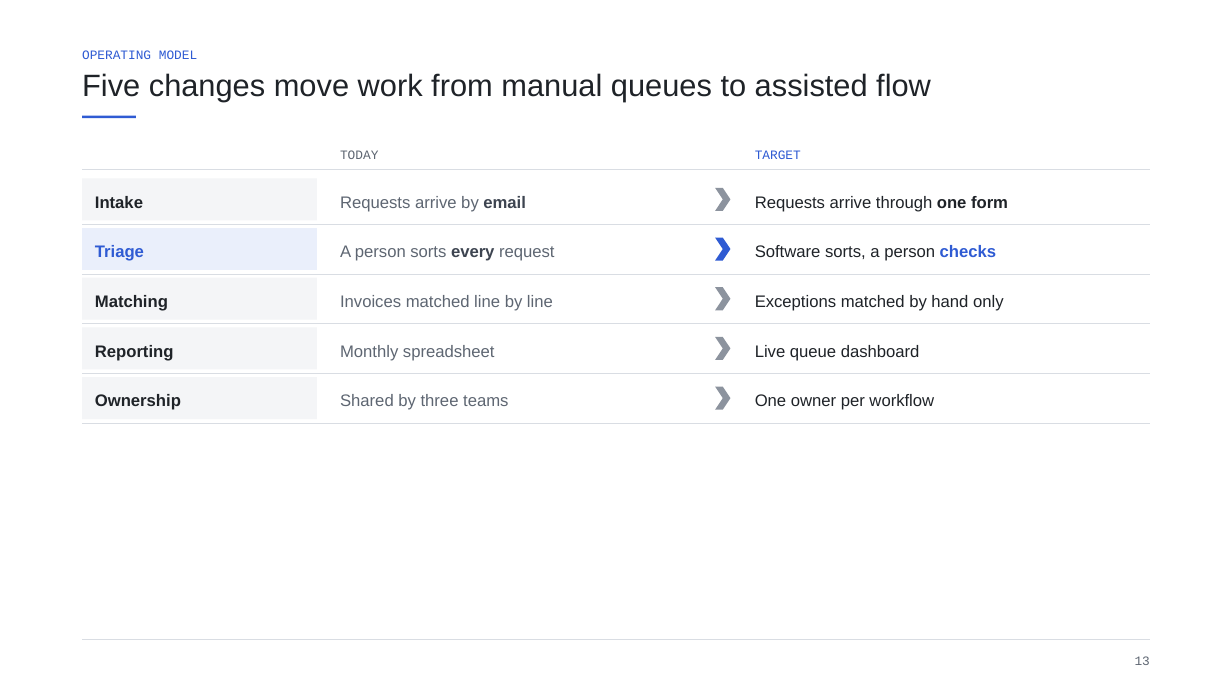
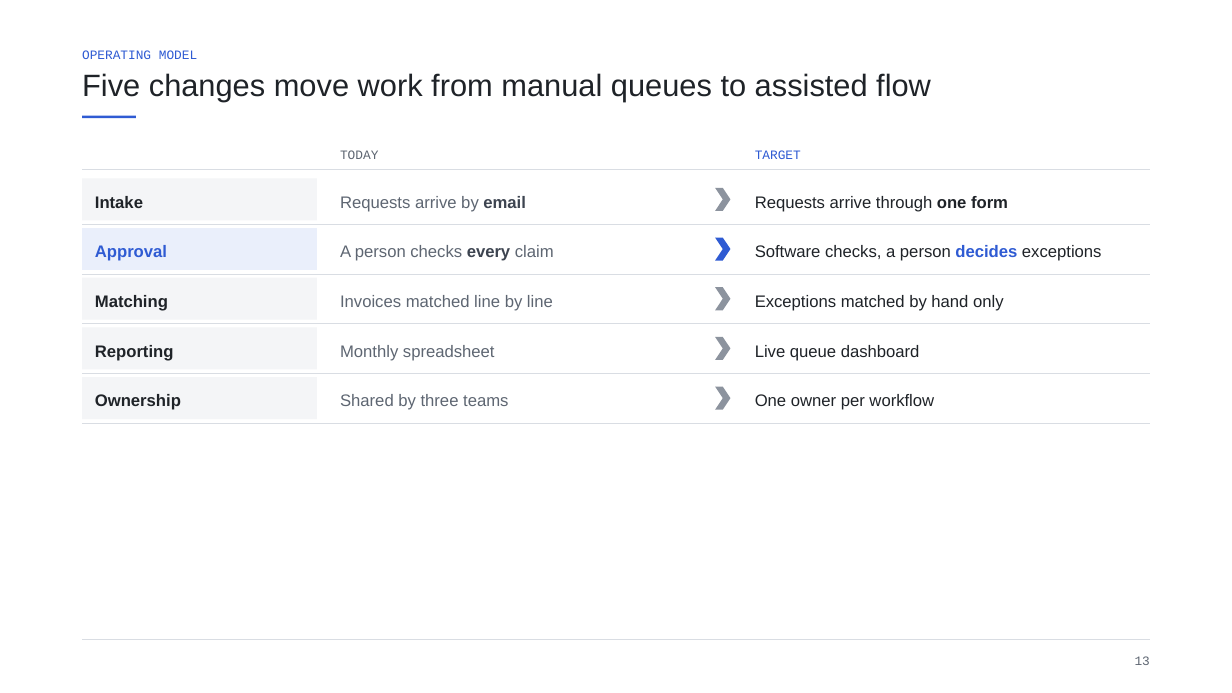
Before and after one commit to jeonghun-app/pptx-deck-skill, a slide deck: slide 13 of docs/examples/frameworks.pptx. Drawn at 1232x693 pixels with LibreOffice and Linux fonts; fonts in the diff are those of the drawing. Boxes give left, top, right and bottom in pixels: in the first picture for what was removed or moved away, otherwise in the second. Text is boxed around its words. In the diff, an @@ line names an element or a change of style, - is before the commit and + after.

```diff
--- a/docs/examples/frameworks.pptx
+++ b/docs/examples/frameworks.pptx
@@ text at (95, 245, 167, 261): text changed @@
-Triage
+Approval
@@ text at (340, 245, 554, 261): text changed @@
-A person sorts every request
+A person checks every claim
@@ text at (755, 245, 1102, 261): text changed @@
-Software sorts, a person checks
+Software checks, a person decides exceptions
```
Also in this commit, not shown: 7 other slides changed, 28 other files.
